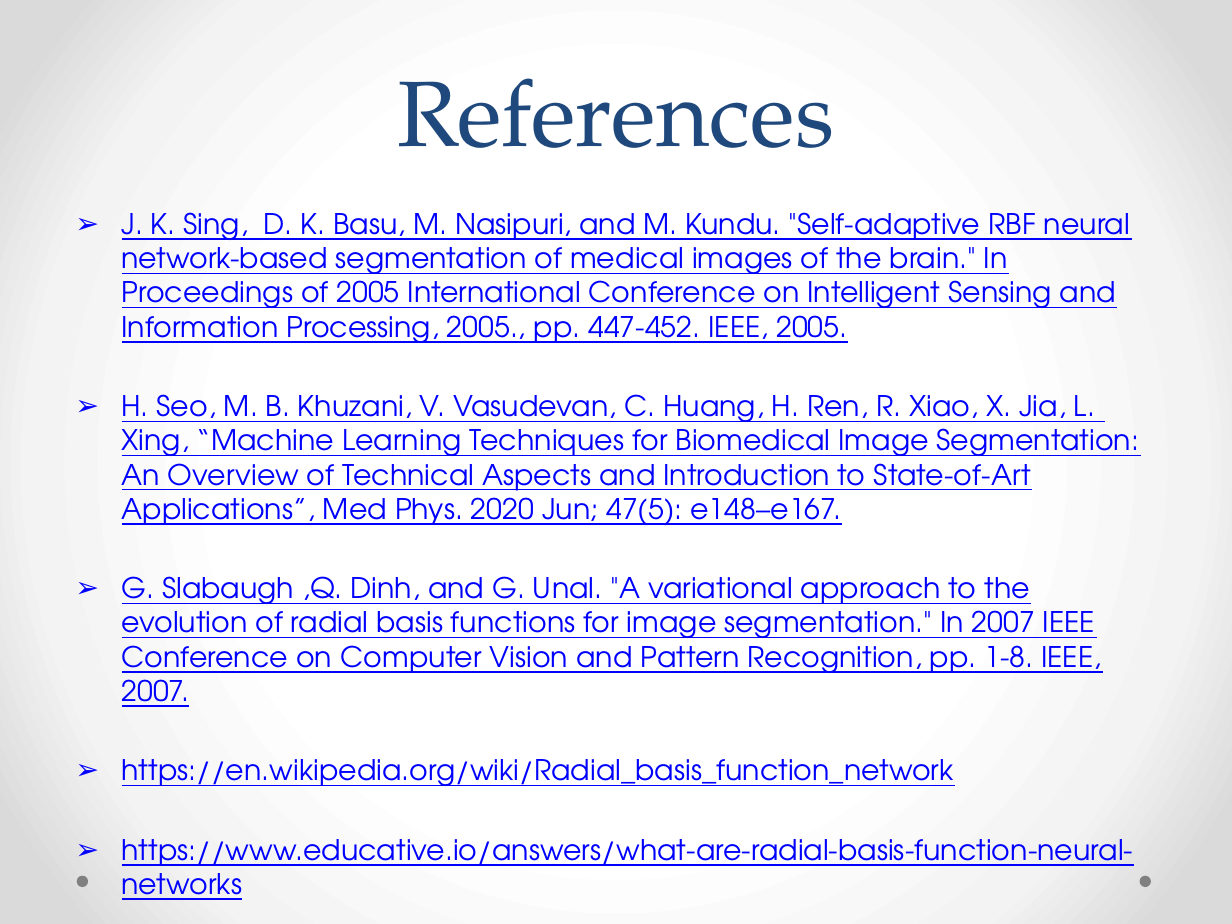
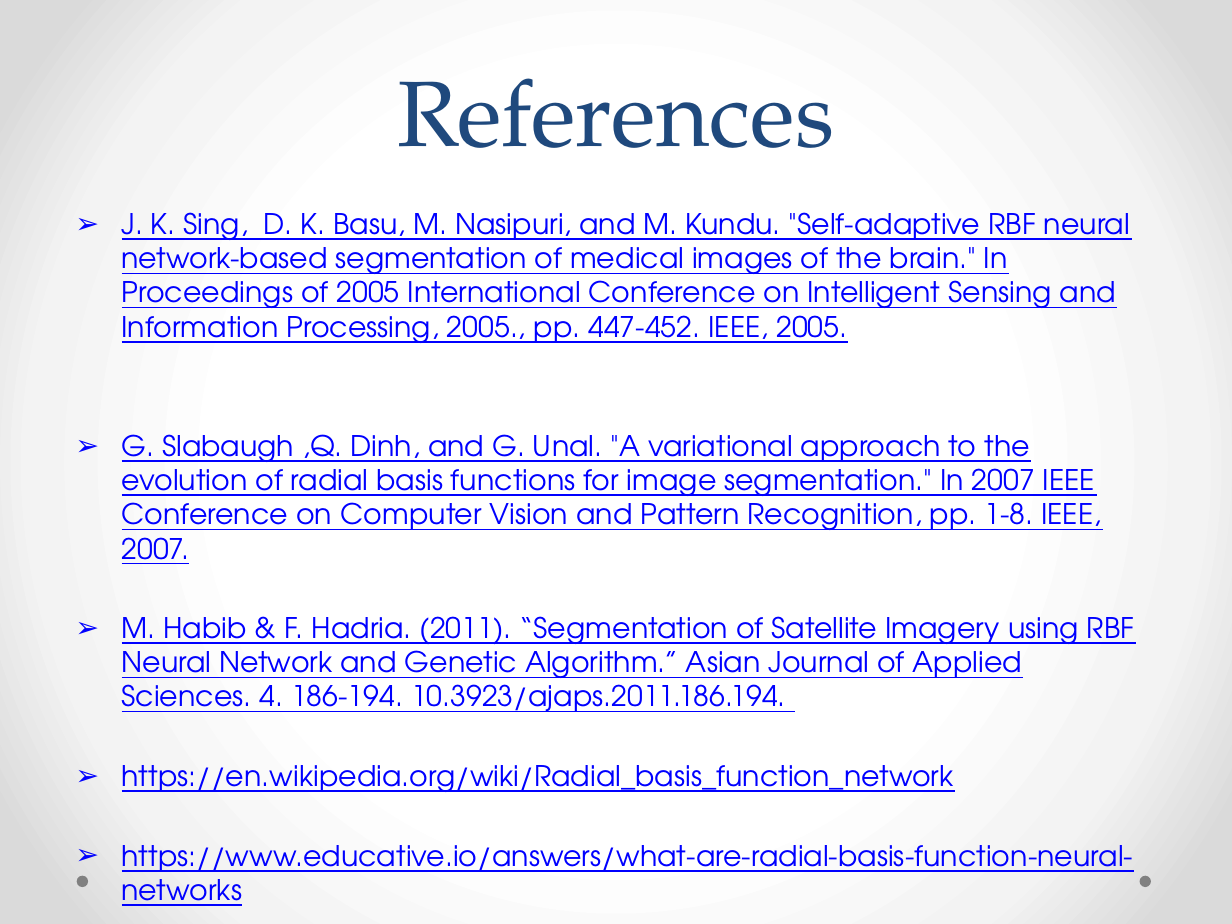
Before and after one commit to shrutipathak12321/Brain-Segmentation-using-RBFNN, a slide deck: slide 29 of Project_presentation.pptx. Drawn at 1232x924 pixels with LibreOffice and Linux fonts; fonts in the diff are those of the drawing. Boxes give left, top, right and bottom in pixels: in the first picture for what was removed or moved away, otherwise in the second. Text is boxed around its words. In the diff, an @@ line names an element or a change of style, - is before the commit and + after.

```diff
--- a/Project_presentation.pptx
+++ b/Project_presentation.pptx
@@ text at [122, 394, 1139, 525]: paragraph removed @@
-➢ H. Seo, M. B. Khuzani, V. Vasudevan, C. Huang, H. Ren, R. Xiao, X. Jia, L. Xing, “Machine Learning Techniques for Biomedical Image Segmentation: An Overview of Technical Aspects and Introduction to State-of-Art Applications”, Med Phys. 2020 Jun; 47(5): e148–e167.
@@ text at [122, 616, 1134, 712]: paragraph added @@
+➢ M. Habib & F. Hadria. (2011). “Segmentation of Satellite Imagery using RBF Neural Network and Genetic Algorithm.” Asian Journal of Applied Sciences. 4. 186-194. 10.3923/ajaps.2011.186.194.
```
Also in this commit, not shown: 4 other slides changed, 1 other file.
